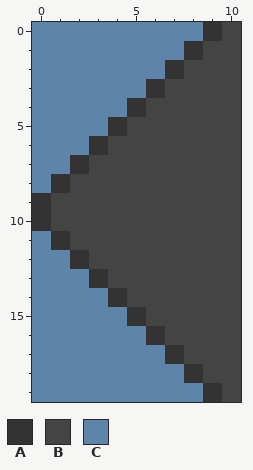
A pixel-art sprite gets an edit: themes/powerarrows/icons/powerarrow/20/arr3.png. Above is the file before it was changed.
The file is 11x20 pixels. Colours within 5 levels of each other are drawn and written as one.
Palette (. is transparent): A #333333  B #444444  C #5f84a9
Pixels before, first column x 0:
 0 CCCCCCCCCAB
 1 CCCCCCCCABB
 2 CCCCCCCABBB
 3 CCCCCCABBBB
 4 CCCCCABBBBB
 5 CCCCABBBBBB
 6 CCCABBBBBBB
 7 CCABBBBBBBB
 8 CABBBBBBBBB
 9 ABBBBBBBBBB
10 ABBBBBBBBBB
11 CABBBBBBBBB
12 CCABBBBBBBB
13 CCCABBBBBBB
14 CCCCABBBBBB
15 CCCCCABBBBB
16 CCCCCCABBBB
17 CCCCCCCABBB
18 CCCCCCCCABB
19 CCCCCCCCCAB
After:
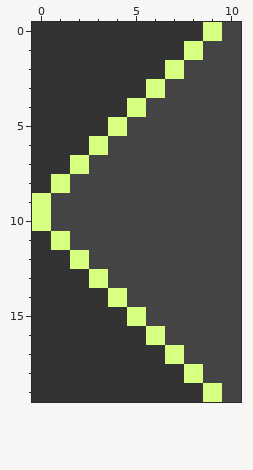
The edit:
{"colour":"A","old":"#333333","new":"#d7ff80"}
{"colour":"C","old":"#5f84a9","new":"#333333"}
{"label":"changed","picture_box":[32,22,222,402]}
